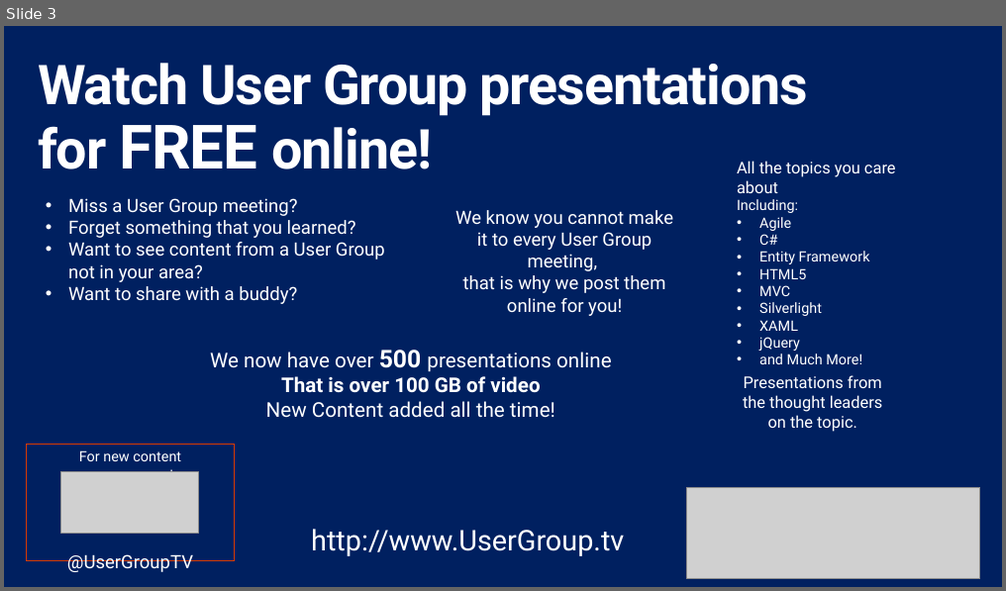
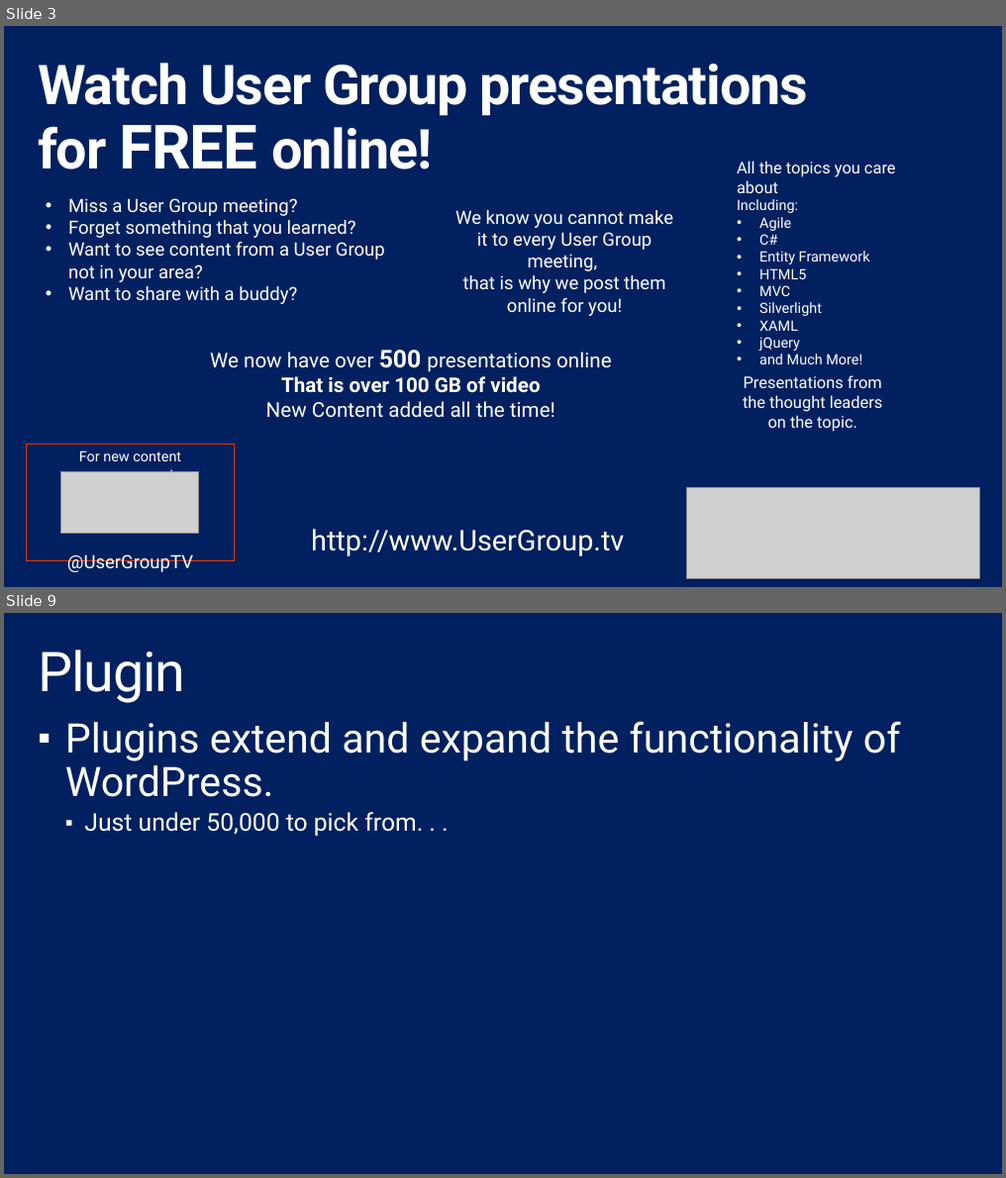
Before and after one commit to shawnweisfeld/20160906_GiveCampDevBootcamp, a slide deck: DevBootcamp.pptx. Shown one above the other, each under a label of ours: slide 3 before the commit, slides 3 and 9 after it; the slides between them are not shown. The pictures are 1006x591 and 1006x1178 pixels, drawn with LibreOffice and Linux fonts; fonts in the diff are those of the drawing; grey boxes stand for pictures; background and template pictures are left out. Boxes give left, top, right and bottom in pixels: in the first picture for what was removed or moved away, otherwise in the second. Text is boxed around its words. In the diff, an @@ line names an element or a change of style, - is before the commit and + after.

```diff
--- a/DevBootcamp.pptx
+++ b/DevBootcamp.pptx
@@ slide 9 added at (x1=4, y1=613, x2=1002, y2=1174), background #002060 @@
@@ title added at (x1=38, y1=650, x2=185, y2=703), 54 pt, text #FFFFFF @@
+Plugin
@@ text added at (x1=65, y1=721, x2=901, y2=836), 40 pt, text #FFFFFF @@
+▪ Plugins extend and expand the functionality of WordPress.
+  ▪ Just under 50,000 to pick from. . .
```
Also in this commit, not shown: 3 slides changed, 25 other slides added.
